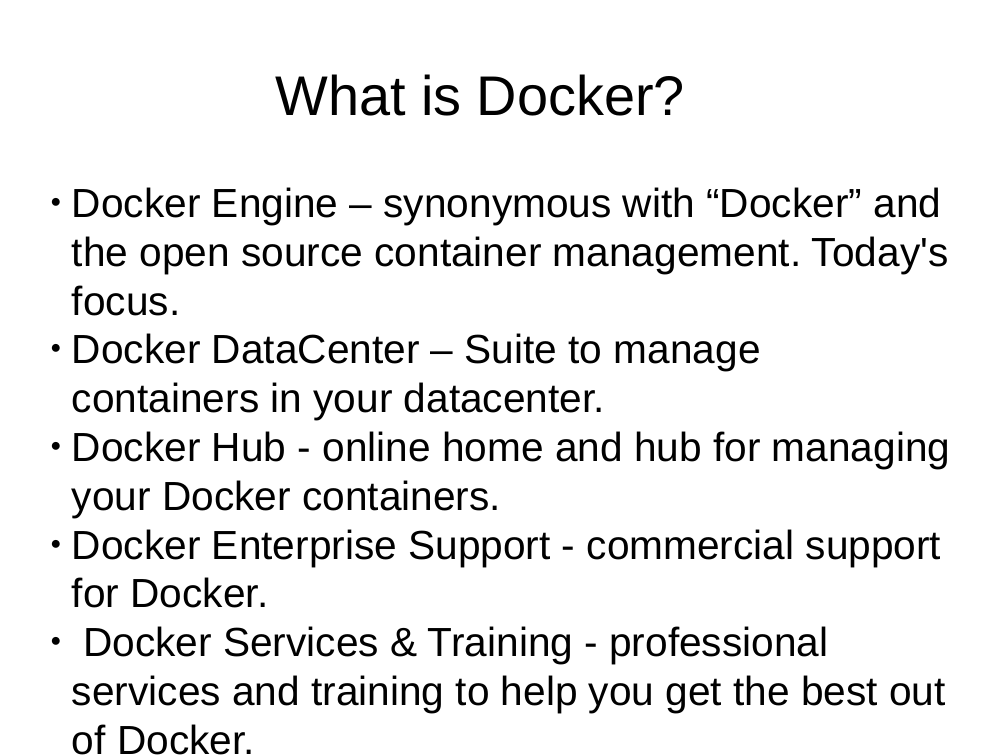
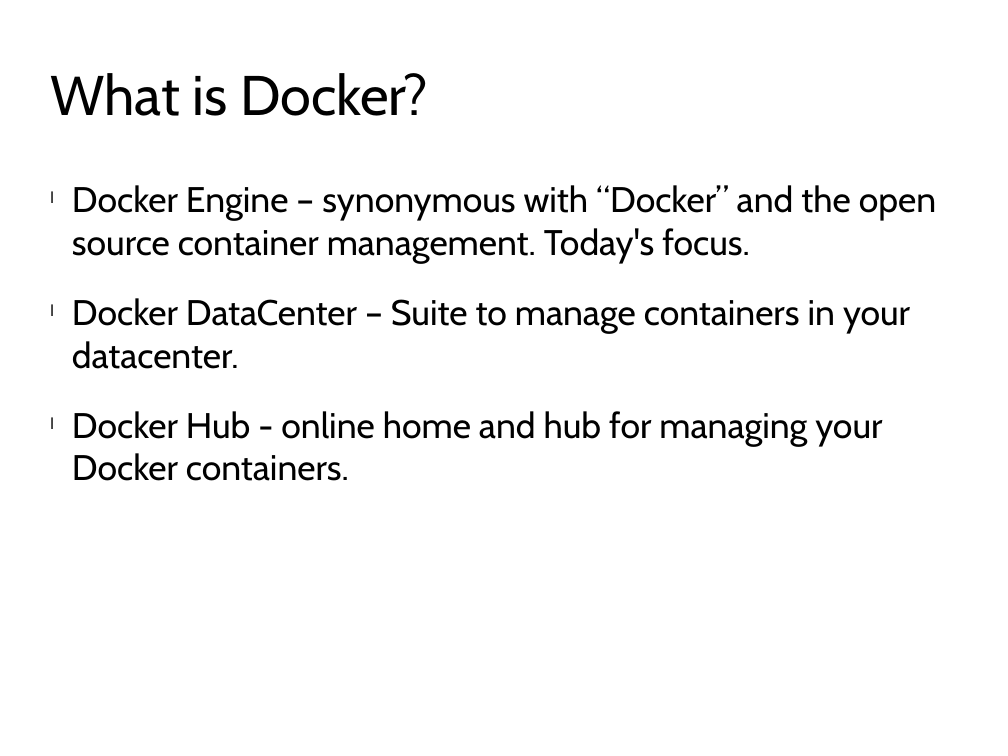
Before and after one commit to CodeChix-OpenSource/DockerIntro, a slide deck: slide 3 of slides/DockerIntro.pptx. Drawn at 1008x756 pixels with LibreOffice and Linux fonts; fonts in the diff are those of the drawing; background and template pictures are left out. Boxes give left, top, right and bottom in pixels: in the first picture for what was removed or moved away, otherwise in the second. Text is boxed around its words. In the diff, an @@ line names an element or a change of style, - is before the commit and + after.

```diff
--- a/slides/DockerIntro.pptx
+++ b/slides/DockerIntro.pptx
@@ text "What is Docker?" at bbox=[50, 73, 428, 116]: font Arial to Cabin; alignment centre to left @@
@@ text "Docker Engine – synonymous with ..." at bbox=[72, 185, 936, 481]: size 32 to 28 pt, font Arial to Cabin; bullet ● to l @@
@@ text at bbox=[72, 529, 945, 755]: paragraphs removed @@
-● Docker Enterprise Support - commercial support for Docker.
-● Docker Services & Training - professional services and training to help you get the best out of Docker.
```
Also in this commit, not shown: 25 other slides changed.
